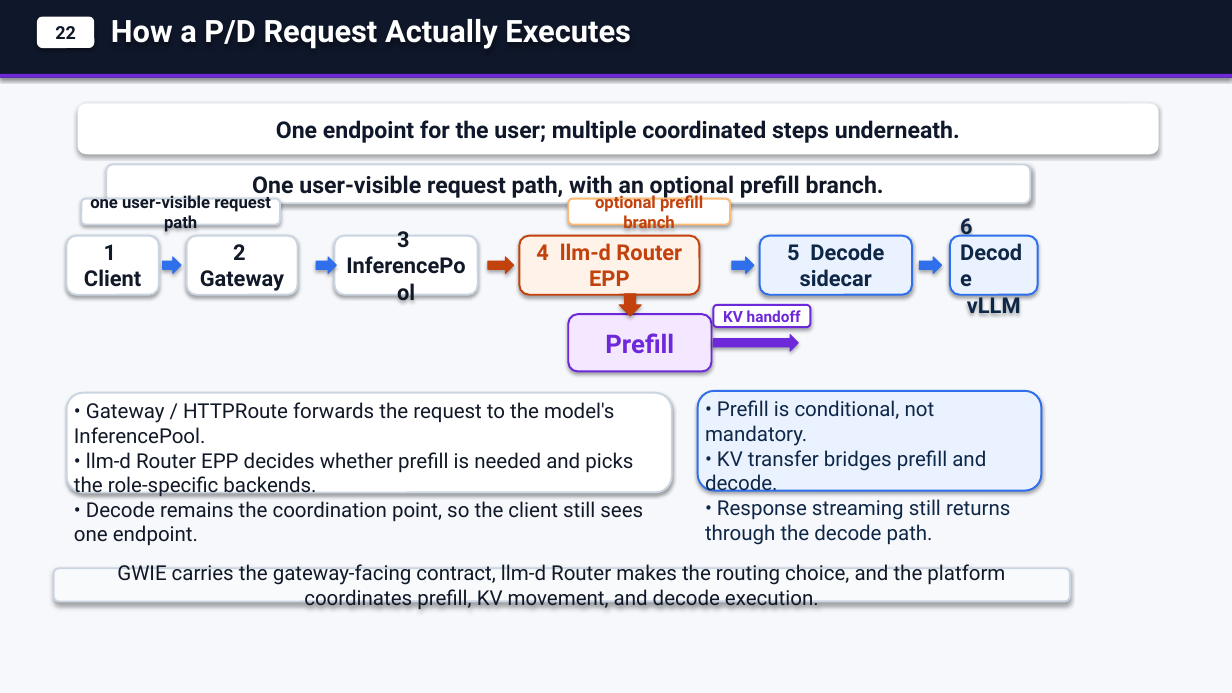
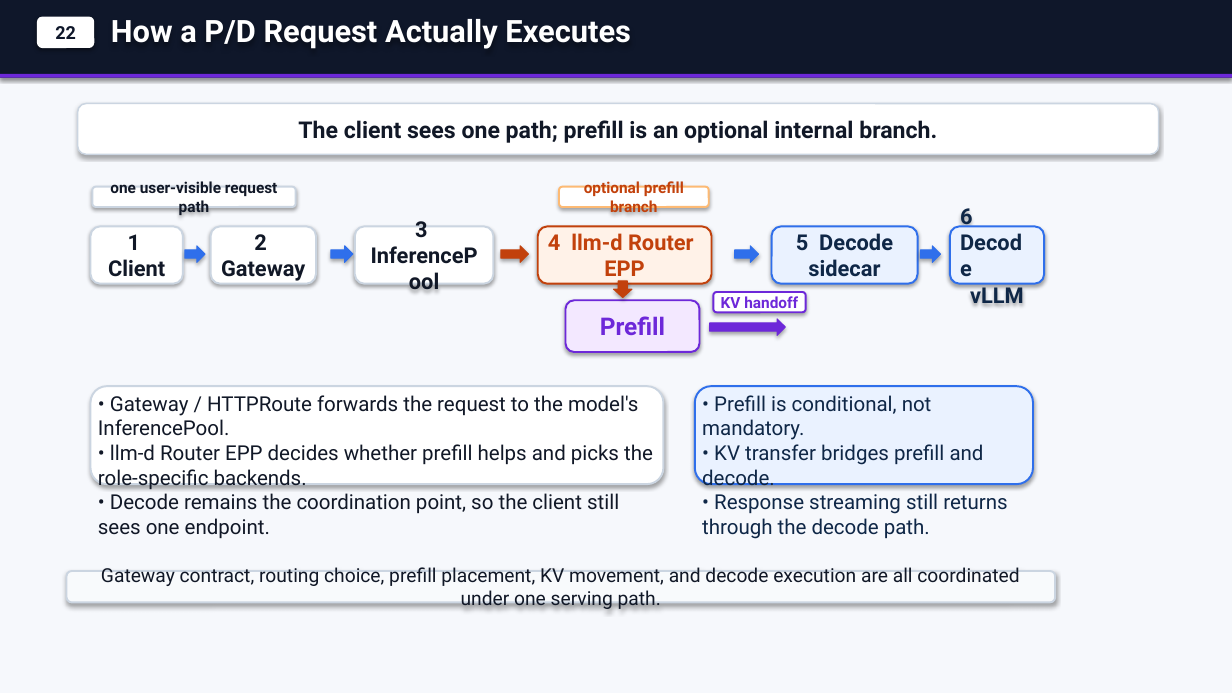
Before and after one commit to andyzhangx/demo, a slide deck: slide 7 of llm/kaito-llm-d-pd-slides.pptx. Drawn at 1232x693 pixels with LibreOffice and Linux fonts; fonts in the diff are those of the drawing. Boxes give left, top, right and bottom in pixels: in the first picture for what was removed or moved away, otherwise in the second. Text is boxed around its words. In the diff, an @@ line names an element or a change of style, - is before the commit and + after.

```diff
--- a/llm/kaito-llm-d-pd-slides.pptx
+++ b/llm/kaito-llm-d-pd-slides.pptx
@@ rounded rectangle "The client sees one path; ..." at box(78, 104, 1159, 154): outline none to #CBD5E1 1.2 pt @@
@@ text in rounded rectangle at box(298, 120, 937, 143): text changed; text colour #0F172A to #111827 @@
-One endpoint for the user; multiple coordinated steps underneath.
+The client sees one path; prefill is an optional internal branch.
@@ rounded rectangle removed at box(106, 165, 1031, 203) @@
-One user-visible request path, with an optional prefill branch.
@@ rounded rectangle "one user-visible request path": place and size @@
-rounded rectangle "one user-visible request path" at box(81, 199, 280, 225)
+rounded rectangle "one user-visible request path" at box(92, 187, 296, 207)
@@ rounded rectangle "one user-visible request path" at box(92, 187, 296, 207): size 13 to 12 pt @@
@@ rounded rectangle "optional prefill branch" at box(559, 187, 709, 207): size 13 to 12 pt @@
@@ rounded rectangle "optional prefill branch": place and size @@
-rounded rectangle "optional prefill branch" at box(568, 199, 730, 225)
+rounded rectangle "optional prefill branch" at box(559, 187, 709, 207)
@@ rounded rectangle "6 Decode vLLM": place and size @@
-rounded rectangle "6 Decode vLLM" at box(950, 236, 1038, 295)
+rounded rectangle "6 Decode vLLM" at box(950, 226, 1044, 284)
@@ rounded rectangle "1 Client": place and size @@
-rounded rectangle "1 Client" at box(67, 236, 159, 295)
+rounded rectangle "1 Client" at box(91, 226, 183, 284)
@@ rounded rectangle "3 InferencePool": place and size @@
-rounded rectangle "3 InferencePool" at box(335, 236, 478, 295)
+rounded rectangle "3 InferencePool" at box(355, 226, 494, 284)
@@ rounded rectangle "2 Gateway": place and size @@
-rounded rectangle "2 Gateway" at box(187, 236, 298, 295)
+rounded rectangle "2 Gateway" at box(211, 226, 316, 284)
@@ rounded rectangle "4 llm-d Router EPP": place and size @@
-rounded rectangle "4 llm-d Router EPP" at box(519, 236, 700, 295)
+rounded rectangle "4 llm-d Router EPP" at box(538, 226, 712, 284)
@@ rounded rectangle "5 Decode sidecar": place and size @@
-rounded rectangle "5 Decode sidecar" at box(760, 236, 912, 295)
+rounded rectangle "5 Decode sidecar" at box(772, 226, 918, 284)
@@ right arrow: place and size @@
-right arrow at box(316, 257, 336, 274)
+right arrow at box(185, 246, 205, 262)
@@ right arrow: place and size @@
-right arrow at box(163, 257, 181, 274)
+right arrow at box(331, 246, 353, 262)
@@ right arrow: place and size @@
-right arrow at box(488, 257, 514, 274)
+right arrow at box(501, 246, 529, 262)
@@ right arrow: place and size @@
-right arrow at box(920, 257, 942, 274)
+right arrow at box(735, 246, 759, 262)
@@ right arrow: place and size @@
-right arrow at box(732, 257, 754, 274)
+right arrow at box(921, 246, 941, 262)
@@ down arrow: place and size @@
-down arrow at box(619, 294, 641, 316)
+down arrow at box(614, 281, 632, 298)
@@ rounded rectangle "KV handoff": place and size @@
-rounded rectangle "KV handoff" at box(714, 305, 811, 327)
+rounded rectangle "KV handoff" at box(714, 292, 806, 312)
@@ rounded rectangle "Prefill": place and size @@
-rounded rectangle "Prefill" at box(568, 314, 712, 372)
+rounded rectangle "Prefill" at box(566, 300, 700, 352)
@@ rounded rectangle "Prefill" at box(566, 300, 700, 352): size 20 to 19 pt @@
@@ right arrow: place and size @@
-right arrow at box(714, 335, 799, 351)
+right arrow at box(710, 319, 786, 335)
@@ text "• Gateway / HTTPRoute forwards ...": place and size @@
-text "• Gateway / HTTPRoute forwards ..." at box(74, 402, 643, 545)
+text "• Gateway / HTTPRoute forwards ..." at box(98, 395, 653, 538)
@@ rounded rectangle: place and size @@
-rounded rectangle at box(67, 393, 672, 493)
+rounded rectangle at box(91, 386, 664, 484)
@@ text "• Prefill is conditional, not ...": place and size @@
-text "• Prefill is conditional, not ..." at box(705, 400, 1010, 545)
+text "• Prefill is conditional, not ..." at box(702, 395, 1007, 539)
@@ rounded rectangle: place and size @@
-rounded rectangle at box(698, 391, 1042, 491)
+rounded rectangle at box(695, 386, 1033, 484)
@@ text at box(98, 444, 653, 490): text changed @@
-• llm-d Router EPP decides whether prefill is needed and picks the role-specific backends.
+• llm-d Router EPP decides whether prefill helps and picks the role-specific backends.
@@ rounded rectangle "Gateway contract, routing choice, prefill ...": place and size @@
-rounded rectangle "Gateway contract, routing choice, prefill ..." at box(54, 568, 1070, 602)
+rounded rectangle "Gateway contract, routing choice, prefill ..." at box(67, 571, 1055, 603)
@@ text in rounded rectangle at box(101, 567, 1019, 609): text changed; size 16 to 15 pt @@
-GWIE carries the gateway-facing contract, llm-d Router makes the routing choice, and the platform coordinates prefill, KV movement, and decode execution.
+Gateway contract, routing choice, prefill placement, KV movement, and decode execution are all coordinated under one serving path.
```
Also in this commit, not shown: 7 other slides changed.
